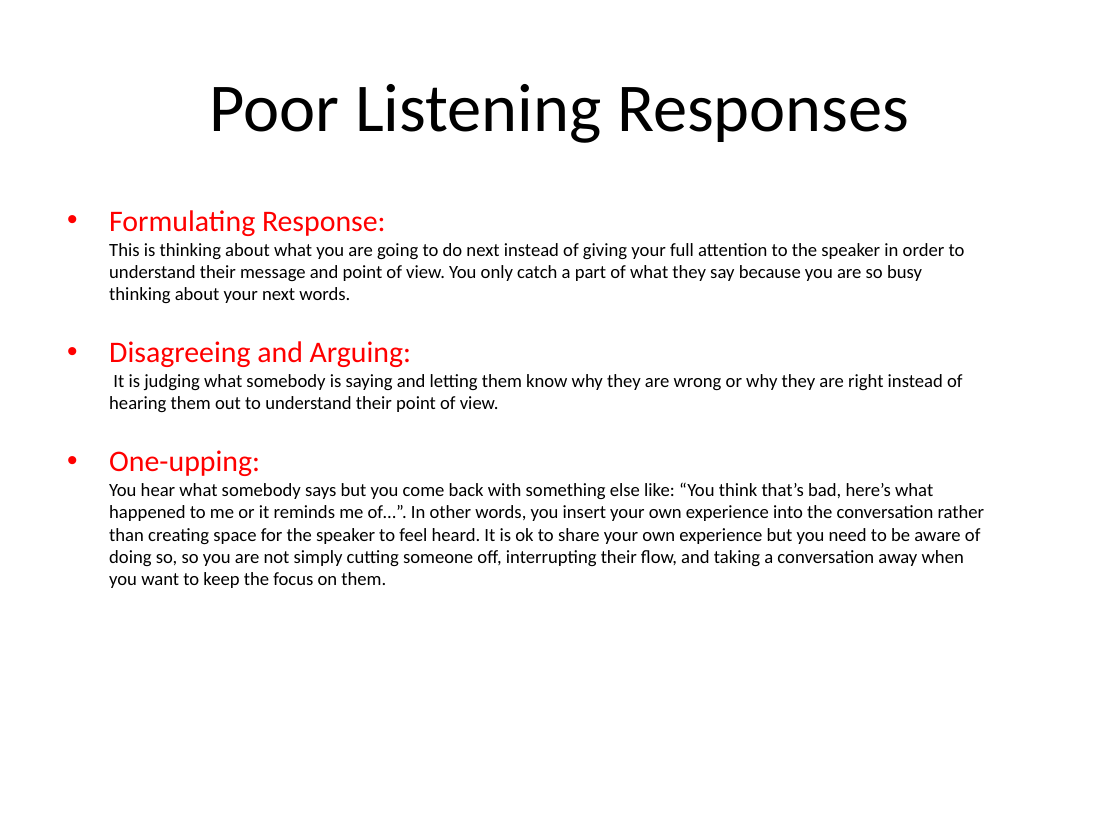
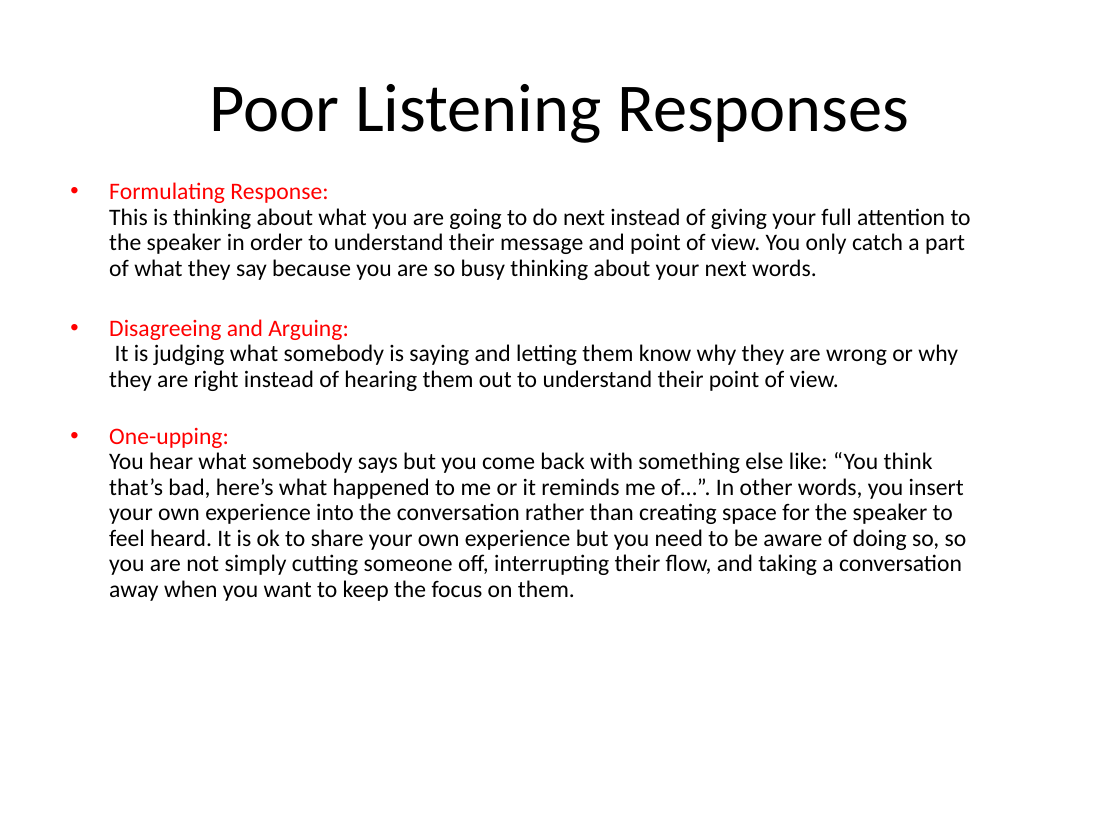
Before and after one commit to Mohamed-Elhawary/courses-notes, a slide deck: slide 8 of Non-Technical/The Power of Deep Listening (Using Active Listening Skills)/Presentation.pptx. Drawn at 1120x840 pixels with LibreOffice and Linux fonts; fonts in the diff are those of the drawing. Boxes give left, top, right and bottom in pixels: in the first picture for what was removed or moved away, otherwise in the second. Text is boxed around its words. In the diff, an @@ line names an element or a change of style, - is before the commit and + after.

```diff
--- a/Non-Technical/The Power of Deep Listening (Using Active Listening Skills)/Presentation.pptx
+++ b/Non-Technical/The Power of Deep Listening (Using Active Listening Skills)/Presentation.pptx
@@ text "Formulating Response: This is thinking ...": place and size @@
-text "Formulating Response: This is thinking ..." at <box>109,210,985,588</box>
+text "Formulating Response: This is thinking ..." at <box>109,182,971,601</box>
@@ text "Formulating Response: This is thinking ..." at <box>109,182,971,601</box>: size 19.2 to 15.2 pt in "Formulating Response:", "Disagreeing and Arguing:", "One-upping:"; size 12 to 15.2 pt; indent changed; line spacing 1 to 0.9; less space between paragraphs; more space between paragraphs @@
```
Also in this commit, not shown: 15 other slides changed, 3 other files.
